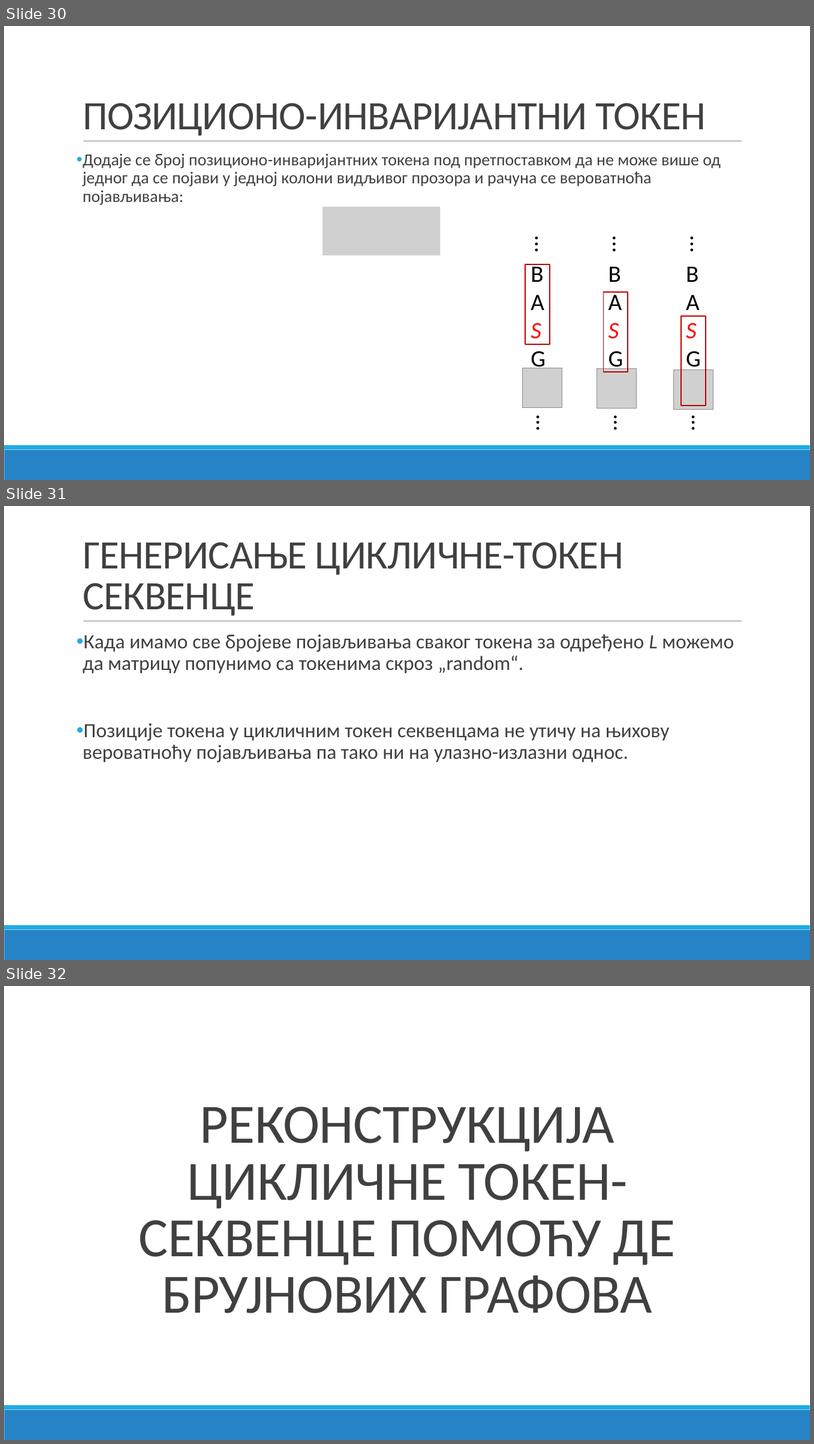
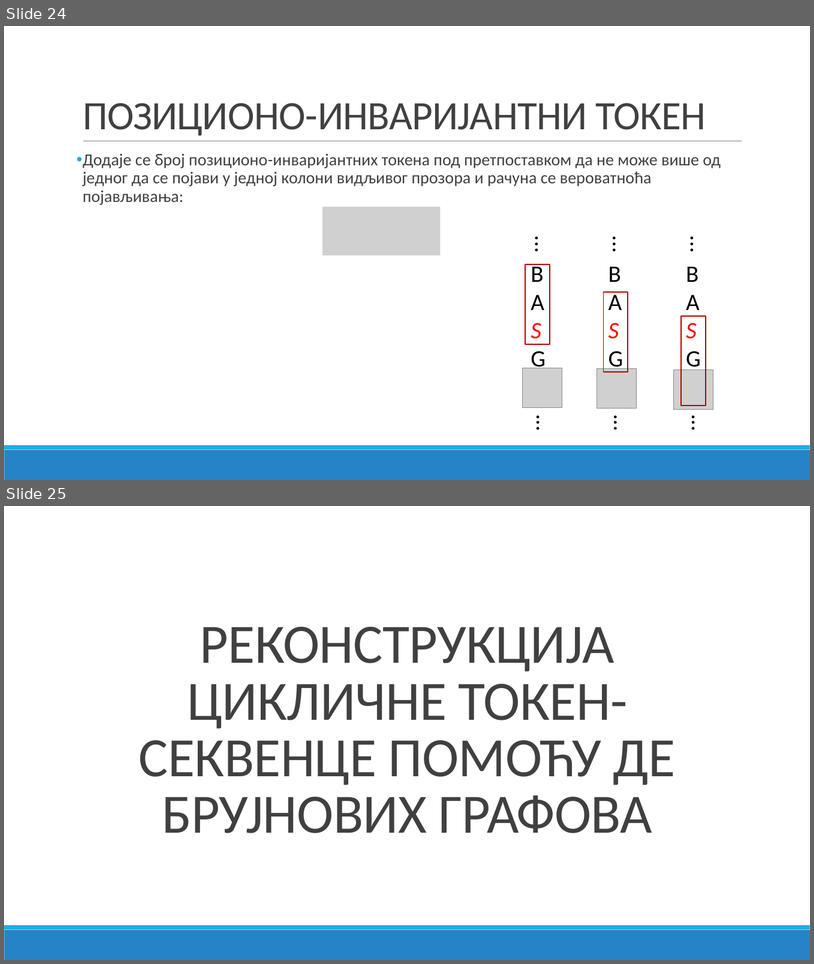
Before and after one commit to bxgda/diplomski-rad, a slide deck: PREZENTACIJA_JB.pptx. Shown one above the other, each under a label of ours: slides 30, 31 and 32 before the commit, slides 24 and 25 after it. The pictures are 814x1444 and 814x964 pixels, drawn with LibreOffice and Linux fonts; fonts in the diff are those of the drawing; grey boxes stand for pictures. Boxes give left, top, right and bottom in pixels: in the first picture for what was removed or moved away, otherwise in the second. Text is boxed around its words. In the diff, an @@ line names an element or a change of style, - is before the commit and + after.

```diff
--- a/PREZENTACIJA_JB.pptx
+++ b/PREZENTACIJA_JB.pptx
@@ slide 31 removed at box(4, 506, 810, 960), background #FFFFFF; not listed: 3 template elements that a slide beside it also shows @@
@@ title removed at box(83, 542, 624, 616) @@
-ГЕНЕРИСАЊЕ ЦИКЛИЧНЕ-ТОКЕН СЕКВЕНЦЕ
@@ text removed at box(83, 634, 734, 762) @@
-• Када имамо све бројеве појављивања сваког токена за одређено L можемо да матрицу попунимо са токенима скроз „random“.
-• Позиције токена у цикличним токен секвенцама не утичу на њихову вероватноћу појављивања па тако ни на улазно-излазни однос.
@@ what was slide 30 is now slide 24 @@
@@ what was slide 32 is now slide 25 @@
```
Also in this commit, not shown: 2 slides changed, 15 slides added, 7 other slides removed.
